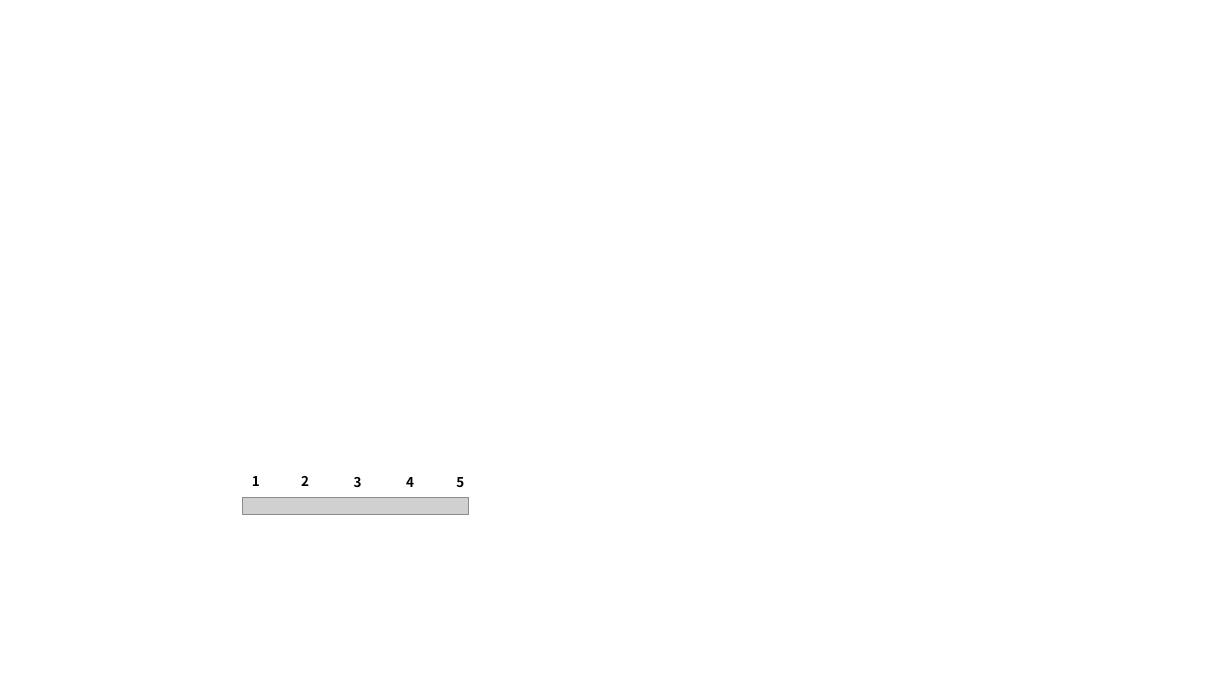
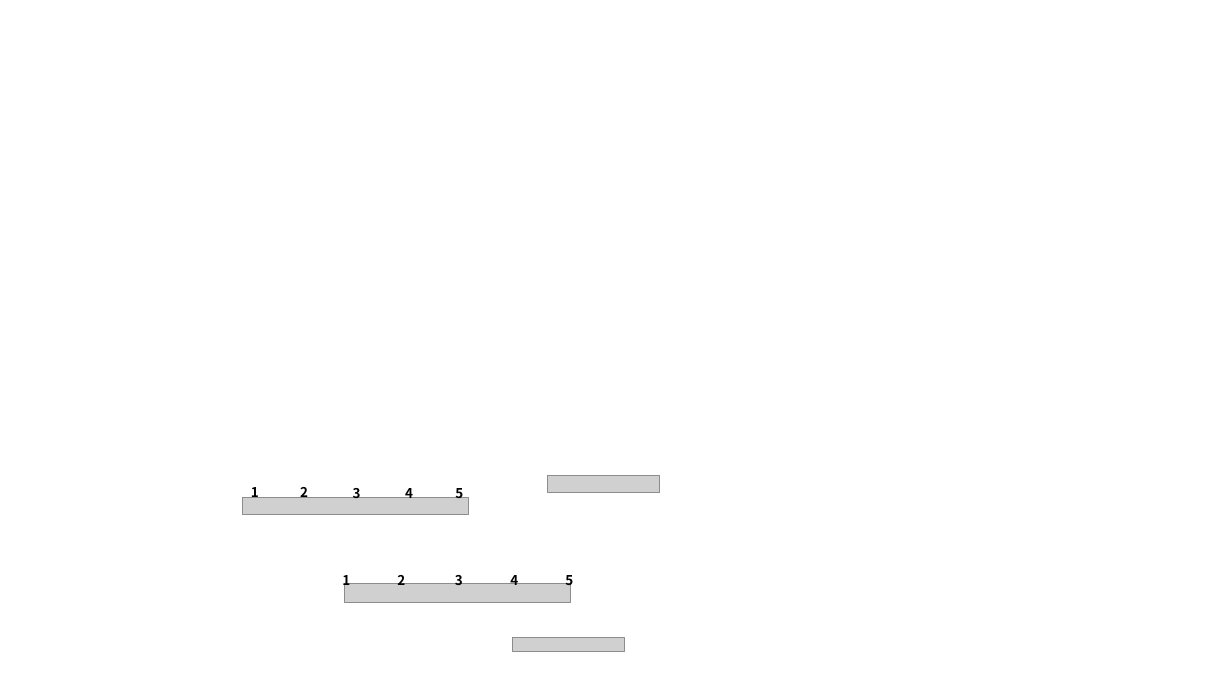
Before and after one commit to cantabile-kwok/cantabile-kwok.github.io, a slide deck: slide 1 of EmoDiff-test/img/9_mos_scale.pptx. Drawn at 1232x693 pixels with LibreOffice and Linux fonts; fonts in the diff are those of the drawing; grey boxes stand for pictures. Boxes give left, top, right and bottom in pixels: in the first picture for what was removed or moved away, otherwise in the second. Text is boxed around its words. In the diff, an @@ line names an element or a change of style, - is before the commit and + after.

```diff
--- a/EmoDiff-test/img/9_mos_scale.pptx
+++ b/EmoDiff-test/img/9_mos_scale.pptx
@@ picture added at bbox=[548, 475, 660, 492] @@
@@ 5 texts: place and size @@
-5 texts at bbox=[252, 476, 464, 487]
+5 texts at bbox=[251, 483, 463, 501]
@@ text added at bbox=[342, 575, 350, 589], 10.5 pt, text #000000, bold @@
+1
@@ picture added at bbox=[345, 584, 571, 603] @@
@@ text added at bbox=[397, 571, 405, 585], 10.5 pt, text #000000, bold @@
+2
@@ text added at bbox=[455, 571, 463, 585], 10.5 pt, text #000000, bold @@
+3
@@ text added at bbox=[510, 571, 518, 585], 10.5 pt, text #000000, bold @@
+4
@@ text added at bbox=[565, 571, 573, 589], 10.5 pt, text #000000, bold @@
+5
@@ picture added at bbox=[513, 638, 625, 652] @@
```
Also in this commit, not shown: 1 slide added, 12 other files.
